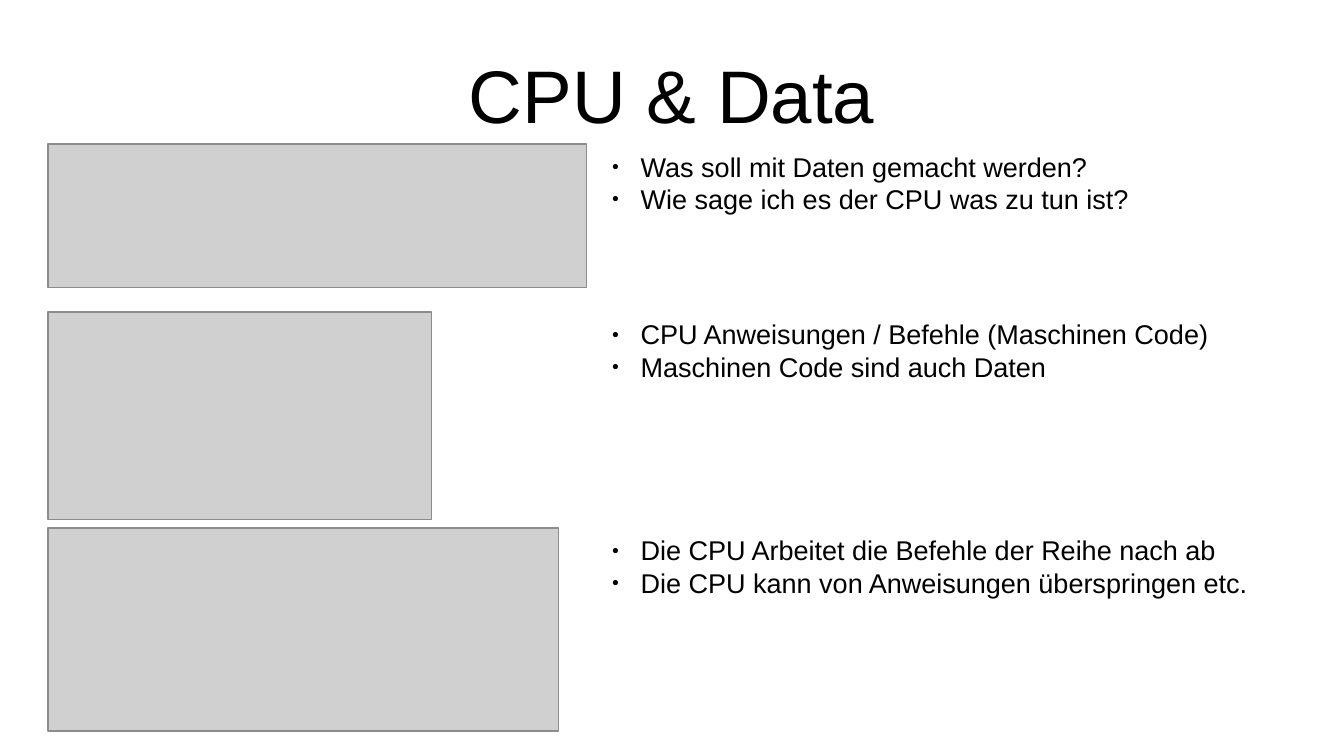
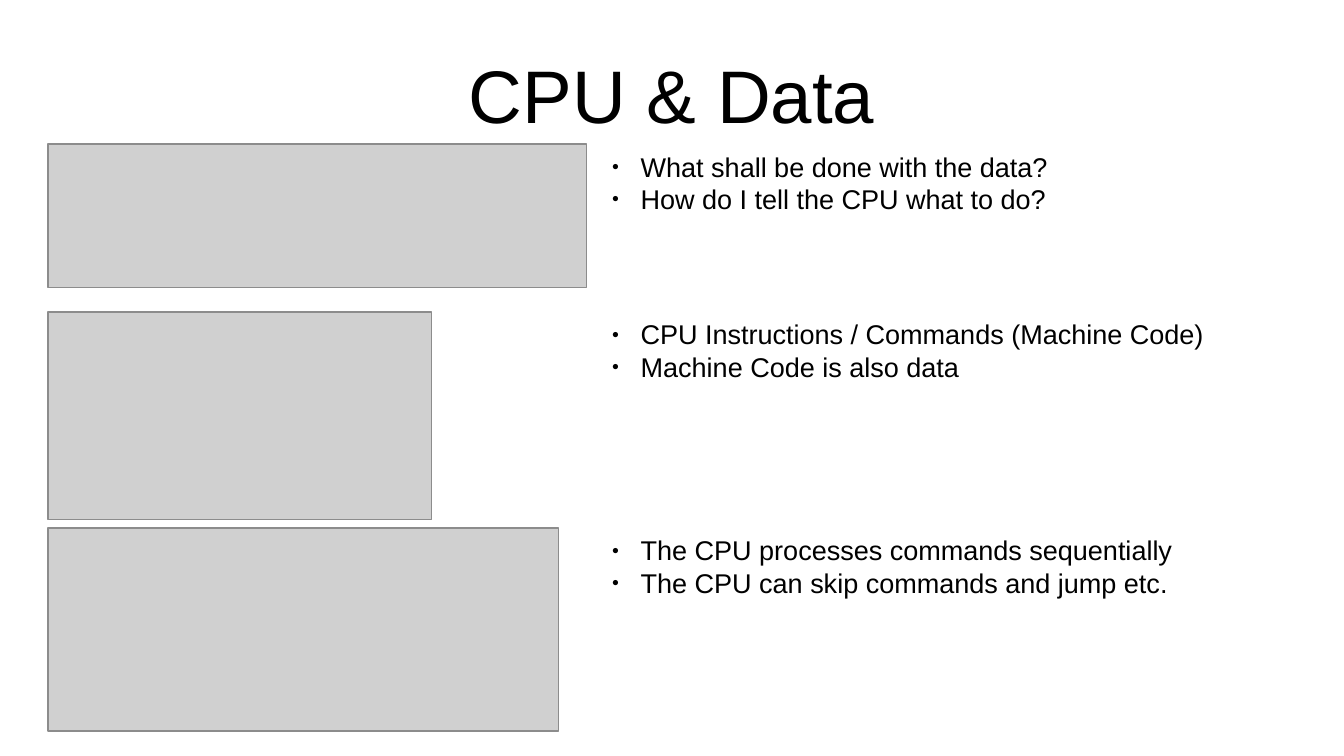
Before and after one commit to sgothel/cpp_basics, a slide deck: slide 3 of doc/Data01.odp. Drawn at 1344x756 pixels with LibreOffice and Linux fonts; fonts in the diff are those of the drawing; grey boxes stand for pictures. Boxes give left, top, right and bottom in pixels: in the first picture for what was removed or moved away, otherwise in the second. Text is boxed around its words. In the diff, an @@ line names an element or a change of style, - is before the commit and + after.

```diff
--- a/doc/Data01.odp
+++ b/doc/Data01.odp
@@ text at box(641, 157, 1048, 210): text changed @@
-● Was soll mit Daten gemacht werden?
-● Wie sage ich es der CPU was zu tun ist?
+● What shall be done with the data?
+● How do I tell the CPU what to do?
@@ text at box(641, 324, 1204, 378): text changed @@
-● CPU Anweisungen / Befehle (Maschinen Code)
-● Maschinen Code sind auch Daten
+● CPU Instructions / Commands (Machine Code)
+● Machine Code is also data
@@ text at box(641, 540, 1172, 598): text changed @@
-● Die CPU Arbeitet die Befehle der Reihe nach ab
-● Die CPU kann von Anweisungen überspringen etc.
+● The CPU processes commands sequentially
+● The CPU can skip commands and jump etc.
```
Also in this commit, not shown: 2 other slides changed, 2 other files.
